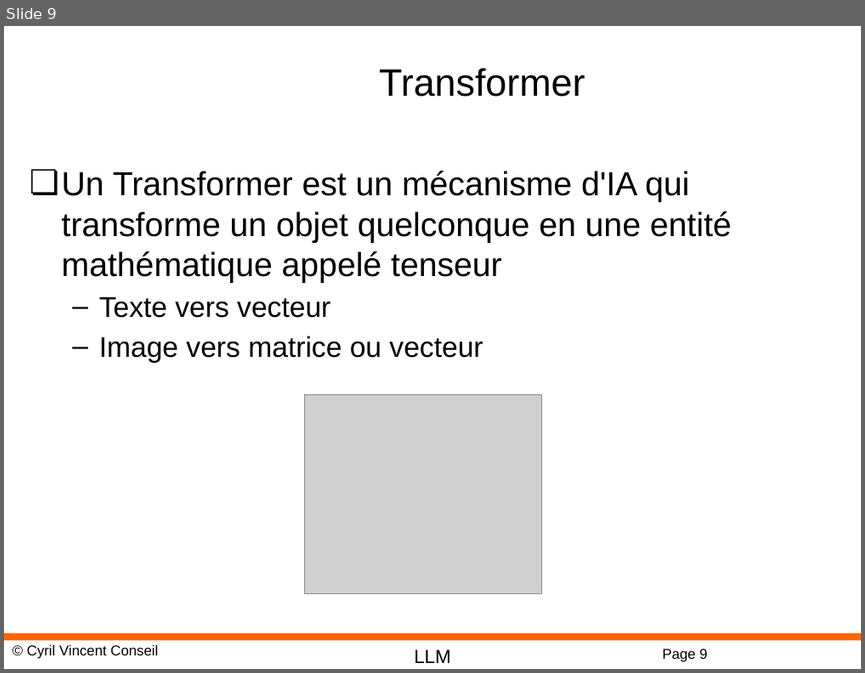
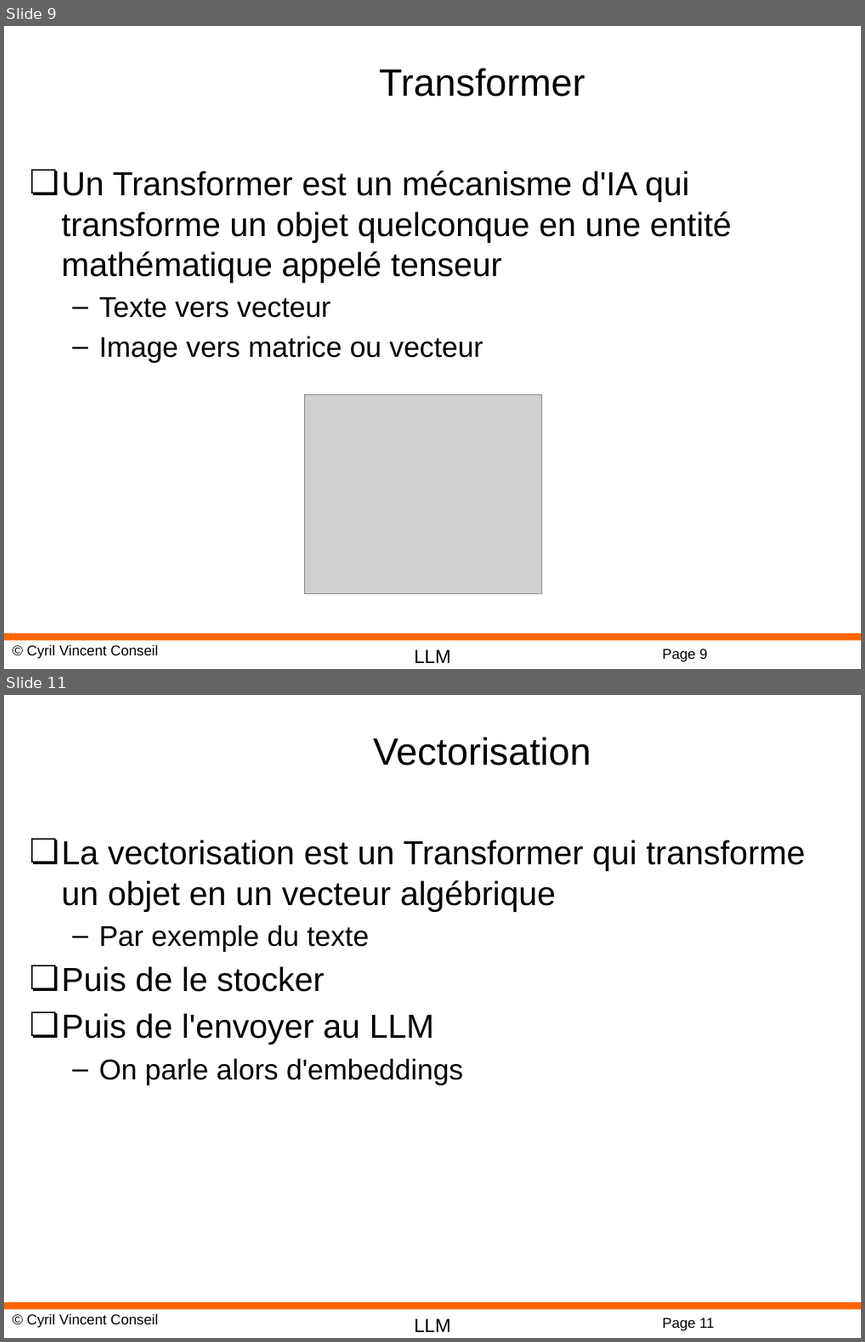
Before and after one commit to cyrilvincent/rag, a slide deck: ppt/RAG03-RAG.pptx. Shown one above the other, each under a label of ours: slide 9 before the commit, slides 9 and 11 after it; the slides between them are not shown. The pictures are 865x673 and 865x1342 pixels, drawn with LibreOffice and Linux fonts; fonts in the diff are those of the drawing; grey boxes stand for pictures; background and template pictures are left out. Boxes give left, top, right and bottom in pixels: in the first picture for what was removed or moved away, otherwise in the second. Text is boxed around its words. In the diff, an @@ line names an element or a change of style, - is before the commit and + after.

```diff
--- a/ppt/RAG03-RAG.pptx
+++ b/ppt/RAG03-RAG.pptx
@@ slide 11 added at bbox=[4, 695, 861, 1338], background #FFFFFF; not listed: 4 template elements that a slide beside it also shows @@
@@ title added at bbox=[373, 737, 590, 766], 32 pt, text #000000 @@
+Vectorisation
@@ text added at bbox=[62, 839, 805, 1085], 28 pt, text #000000 @@
+❏ La vectorisation est un Transformer qui transforme un objet en un vecteur algébrique
+  – Par exemple du texte
+❏ Puis de le stocker
+❏ Puis de l'envoyer au LLM
+  – On parle alors d'embeddings
```
Also in this commit, not shown: 1 slide changed, 2 other slides added, 14 other files.
